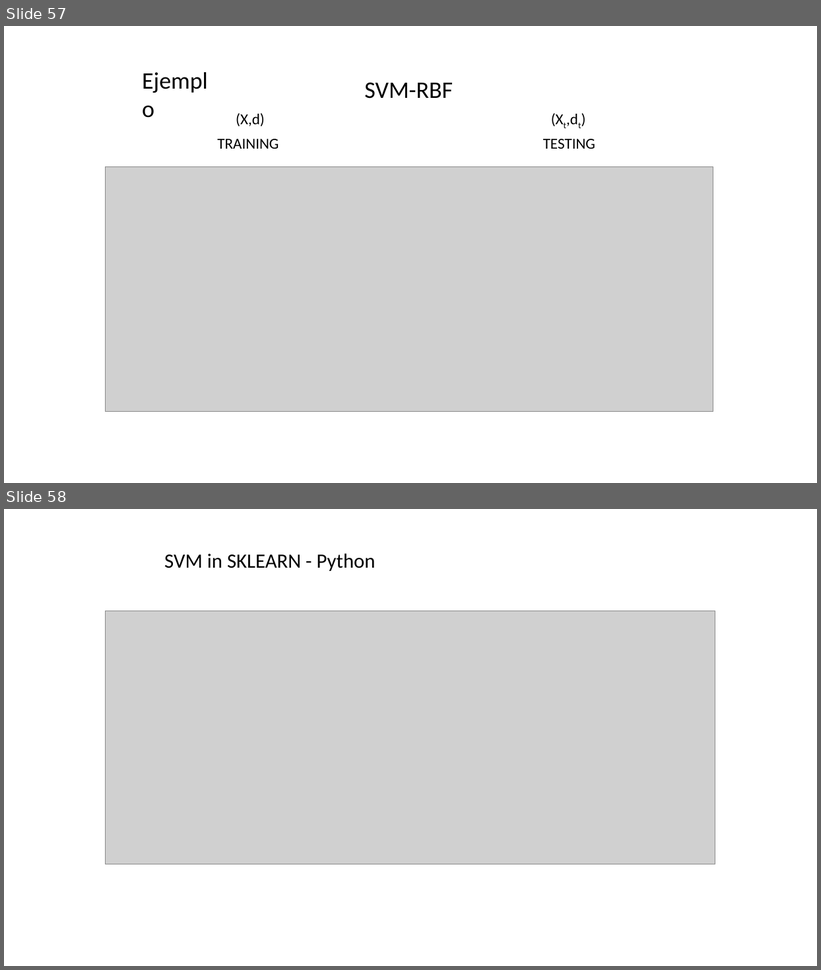
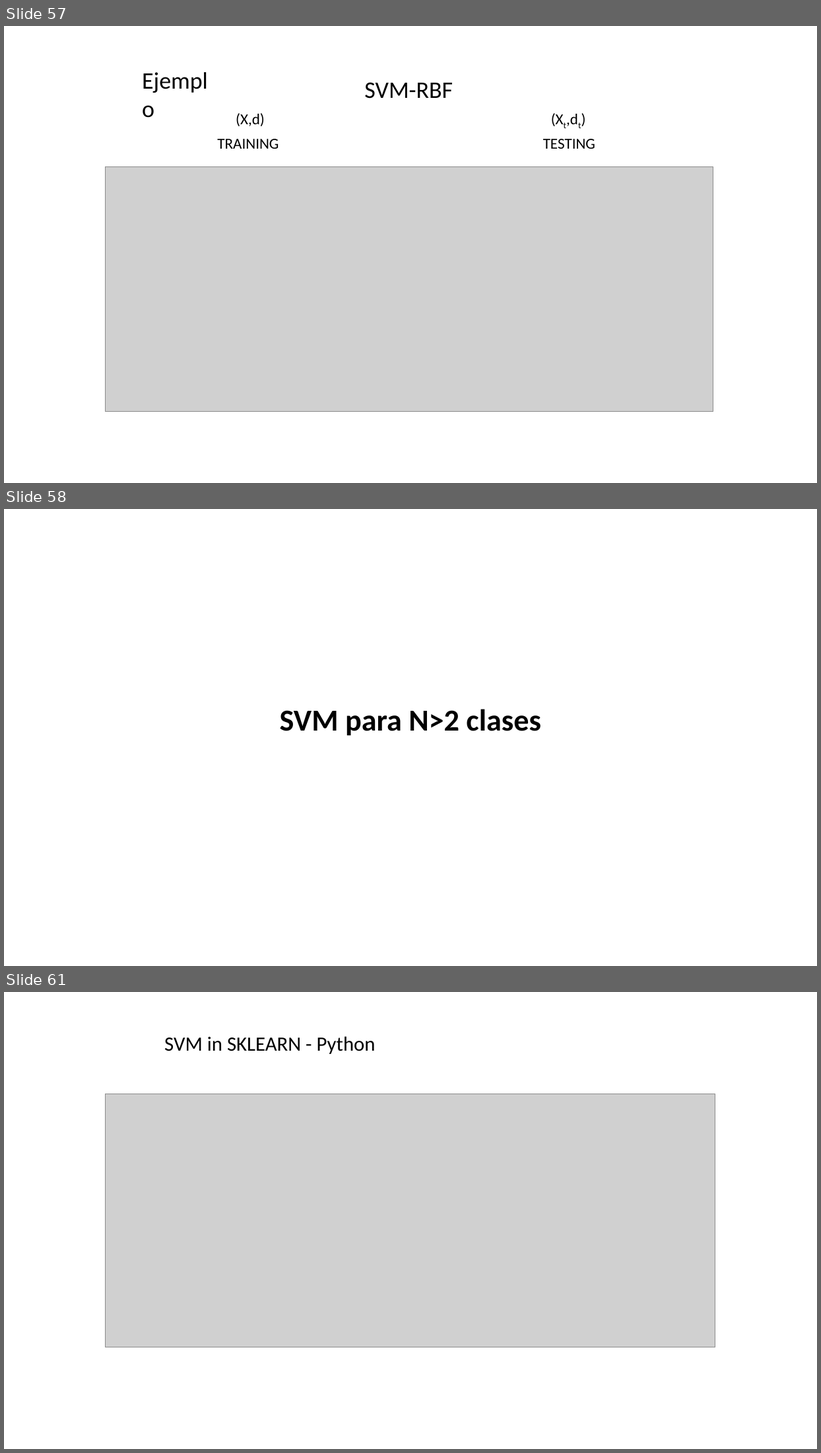
Before and after one commit to domingomery/patrones, a slide deck: clases/Cap04_Clasificacion/presentations/PAT04_SVM.pptx. Shown one above the other, each under a label of ours: slides 57 and 58 before the commit, slides 57, 58 and 61 after it; the slides between them are not shown. The pictures are 821x970 and 821x1453 pixels, drawn with LibreOffice and Linux fonts; fonts in the diff are those of the drawing; grey boxes stand for pictures. Boxes give left, top, right and bottom in pixels: in the first picture for what was removed or moved away, otherwise in the second. Text is boxed around its words. In the diff, an @@ line names an element or a change of style, - is before the commit and + after.

```diff
--- a/clases/Cap04_Clasificacion/presentations/PAT04_SVM.pptx
+++ b/clases/Cap04_Clasificacion/presentations/PAT04_SVM.pptx
@@ slide 58 added at box(4, 509, 817, 966), background #FFFFFF @@
@@ text added at box(280, 709, 541, 736), 36 pt, text #000000, bold @@
+SVM para N>2 clases
@@ what was slide 58 is now slide 61 @@
```
Also in this commit, not shown: 2 other slides added.
